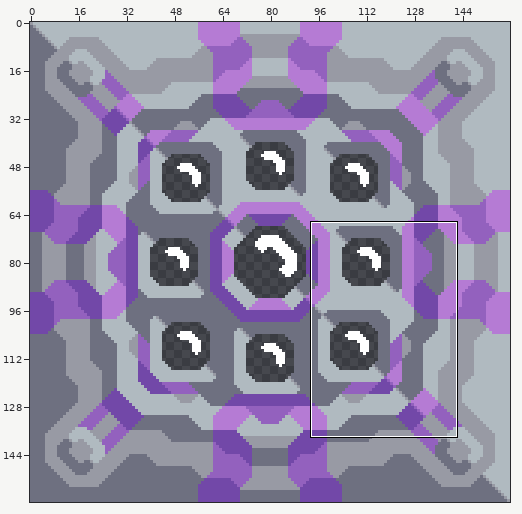
One commit to this sprite sheet: sprites/blocks/crafting/star-forge-top.png. The picture above shows the old version from afar; the outline marks the close-up.
Close-up. As it was:
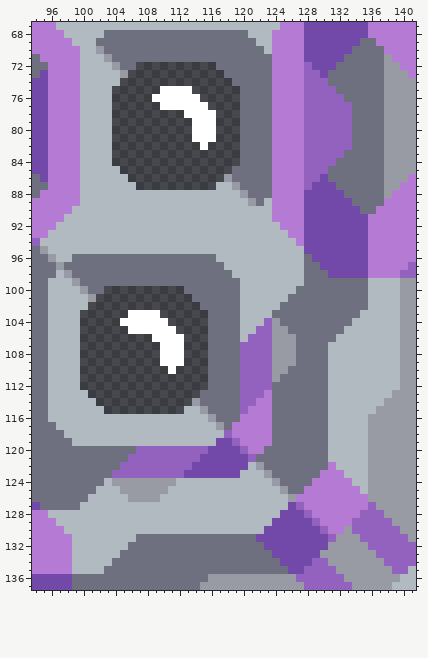
The file is 160x160 pixels. Shown: x 94..141, y 67..137. The commit also changed other parts of the picture, which this record leaves out.
Now the later version:
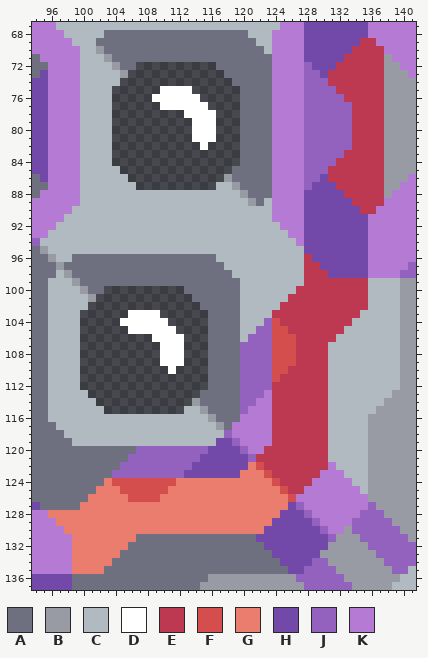
Palette (. is transparent): A #6e7080  B #989aa4  C #b0bac0  D #ffffff  E #bd3951  F #d44e4e  G #eb7d6e  H #7248a8  J #9361be  K #b57bd4
What changed:
Colour A becomes colour E in row 69 at x 135 to 136; in row 70 at x 134 to 137; in row 71 at x 133 to 137; in row 72 at x 132 to 137; in rows 73 to 74 at x 131 to 137; in row 75 at x 132 to 137.
Colour A becomes colour E in row 76 at x 133 to 137; in rows 77 to 82 at x 134 to 137; in row 83 at x 133 to 137; in row 84 at x 132 to 137; in rows 85 to 86 at x 131 to 137; in row 87 at x 132 to 137.
Colour A becomes colour E in row 88 at x 133 to 137; in row 89 at x 134 to 137; in row 90 at x 135 to 136; in row 96 at x 128; in row 97 at x 128 to 129; in row 98 at x 128 to 130.
Colour A becomes colour E in row 99 at x 128 to 135; in row 100 at x 127 to 135; in row 101 at x 126 to 135; in row 102 at x 125 to 135; in row 103 at x 124 to 134; in row 104 at x 125 to 133.
Colour A becomes colour E in row 105 at x 126 to 132; in row 106 at x 127 to 131; in rows 107 to 109 at x 127 to 130; in row 110 at x 126 to 130; in row 111 at x 125 to 130; in rows 112 to 119 at x 124 to 130.
Colour A becomes colour E in row 120 at x 123 to 130; in row 121 at x 122 to 130; in row 122 at x 123 to 130; in row 123 at x 124 to 129; in row 124 at x 125 to 128; in row 125 at x 126 to 127.
Colour B becomes colour F in row 104 at x 124; in row 105 at x 124 to 125; in rows 106 to 109 at x 124 to 126; in row 110 at x 124 to 125; in row 111 at x 124; in row 122 at x 122.
Colour B becomes colour F in row 123 at x 123; in row 124 at x 104 to 111 and 124; in row 125 at x 105 to 110 and 125; in row 126 at x 106 to 109 and 126.
Colour C becomes colour G in row 122 at x 121; in row 123 at x 120 to 122; in row 124 at x 103 and 112 to 123; in row 125 at x 102 to 104 and 111 to 124; in row 126 at x 101 to 105 and 110 to 125; in row 127 at x 100 to 125.
Colour C becomes colour G in row 128 at x 96 to 124; in row 129 at x 97 to 123; in row 130 at x 98 to 122; in row 131 at x 99 to 106; in row 132 at x 99 to 105; in row 133 at x 99 to 104.
Colour C becomes colour G in row 134 at x 99 to 103; in row 135 at x 99 to 102.
Where, in picture pixels (left, top, right, bottom), the same in both close-ups:
changed: (328, 38, 384, 214)
changed: (48, 254, 368, 574)
